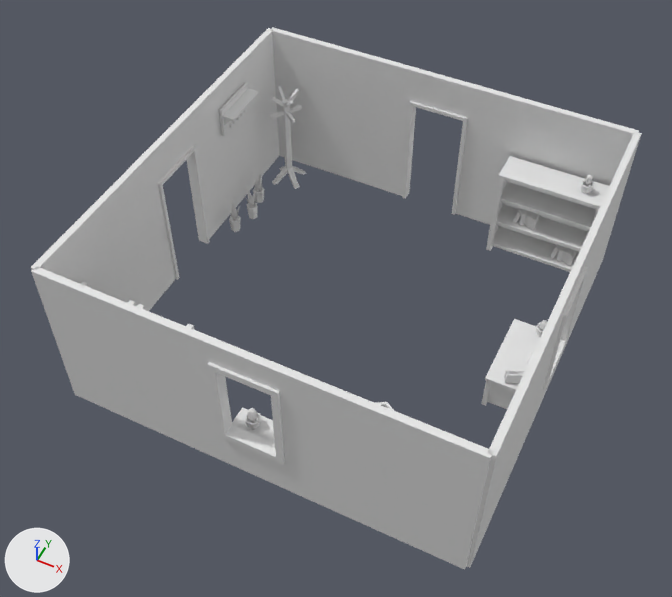
Before and after pictures for a commit that changed the glTF model scenes/room03.gltf.
Both versions are drawn from a 50 mm camera at (6.91, -11.46, 10.93) aimed at (2.91, -3.47, 0.95). The lights are fixed; the arrows at lower left show +X, +Y and +Z. Where no turn or scale is listed for an object, it has been applied to the vertices.

The older version as bpy lines, for what is in view:
```python
me_coat_rack_standing = bpy.data.meshes.new('coat_rack_standing')
me_coat_rack_standing.from_pydata(...)  # 92 vertices, 190 faces; spans x -0.29..0.29, y -0.29..0.29, z 0.0..1.8
me_desk = bpy.data.meshes.new('desk')
me_desk.from_pydata(...)  # 101 vertices, 198 faces; spans x -0.605..0.596, y -0.318..0.324, z 0.0..0.629
me_wall_window = bpy.data.meshes.new('wall_window')
me_wall_window.from_pydata(...)  # 32 vertices, 64 faces; spans x -1.0..1.0, y -0.09..0.09, z 0.0..2.58
ob_coat_rack_standing = bpy.data.objects.new('coat_rack_standing', me_coat_rack_standing)
ob_coat_rack_standing.location = (0.5, -0.5, 0.0)
ob_desk = bpy.data.objects.new('desk', me_desk)
ob_desk.location = (5.6, -3.0, 0.0)
ob_desk.rotation_euler = (0.0, 0.0, 1.571)  # degrees (0, 0, 90)
ob_wall_window_001 = bpy.data.objects.new('wall_window.001', me_wall_window)
ob_wall_window_001.location = (6.0, -3.0, 0.0)
ob_wall_window_001.rotation_euler = (0.0, 0.0, 1.571)  # degrees (0, 0, 90)
# also in view: 'coat_rack' at (0.2, -1.4, 1.95); 'wall.004' at (1.0, -6.0, 1.29); 'wall.006' at (5.0, 0.0, 1.29); 'wall_doorway.001' at (3.0, 0.0, 1.29); 'wall.009' at (6.0, -1.0, 1.29)
```
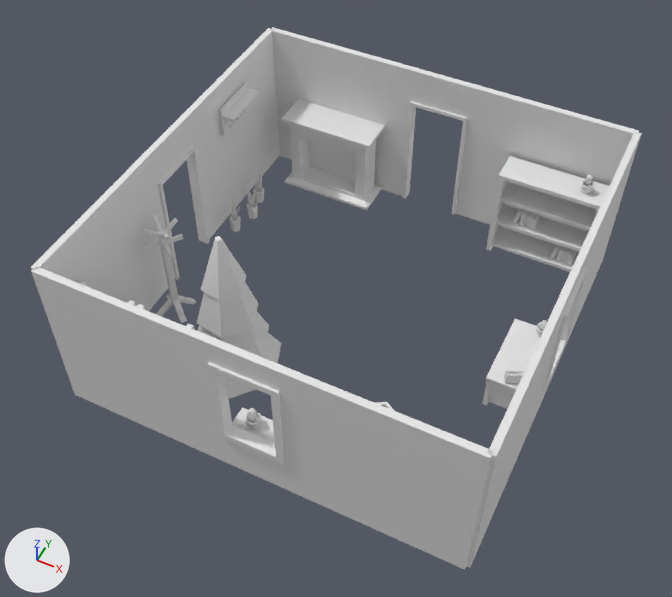
Commit message: Add choinka

Boxes (x1, y1, x2, y2) around the edits, measured in the pictures (672 x 597 px):
'fireplace', added
    after: (281, 99, 385, 210)
'choinka', added
    after: (197, 236, 281, 399)
'coat_rack_standing', moved
    before: (270, 86, 307, 189)
    after: (143, 214, 196, 323)
'desk', turned
    both: (482, 319, 540, 409)

The change, as a diff of the scene's bpy script:
```diff
--- a/scenes/room03.gltf.py
+++ b/scenes/room03.gltf.py
@@ me_choinka @@
+me_choinka.from_pydata(...)  # 48 vertices, 92 faces; spans x -0.75..0.75, y -0.71..0.71, z 0.0..2.5
@@ me_fireplace @@
+me_fireplace.from_pydata(...)  # 32 vertices, 60 faces; spans x -0.8..0.8, y -0.3..0.3, z 0.0..1.4
@@ ob_coat_rack_standing @@
 ob_coat_rack_standing = bpy.data.objects.new('coat_rack_standing', me_coat_rack_standing)
-ob_coat_rack_standing.location = (0.5, -0.5, 0.0)
+ob_coat_rack_standing.location = (0.4, -4.0, 0.0)
@@ ob_desk @@
 ob_desk.location = (5.6, -3.0, 0.0)
-ob_desk.rotation_euler = (0.0, 0.0, 1.571)  # degrees (0, 0, 90)
+ob_desk.rotation_euler = (0.0, 0.0, -1.571)  # degrees (0, 0, -90)
@@ ob_choinka @@
+ob_choinka = bpy.data.objects.new('choinka', me_choinka)
+ob_choinka.location = (1.71, -4.47, 0.0)
@@ ob_fireplace @@
+ob_fireplace = bpy.data.objects.new('fireplace', me_fireplace)
+ob_fireplace.location = (1.29, -0.35, 0.0)
```
